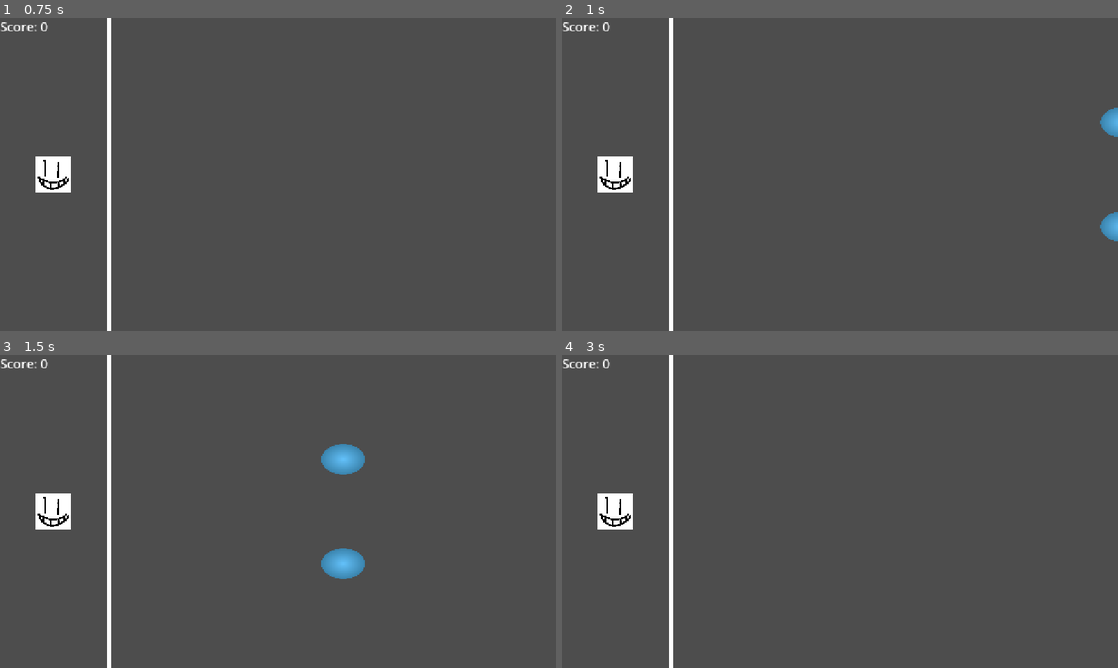
Above: before the commit, frames 1-4 (two rows, left to right).
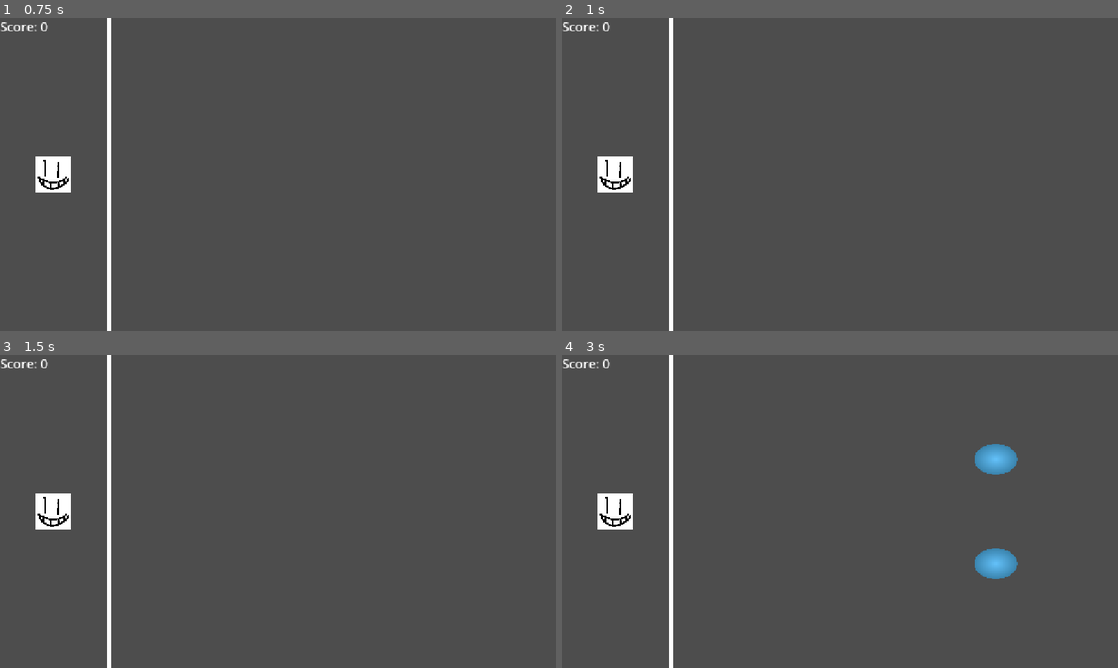
Above: after the commit, the same moments.

Repository: Mangod4435/project-dasher
Game: Godot game, scene res://Scenes/MainGame.tscn
Two runs of this game, one before a commit and one after it. Both use one fixed random seed, a clock stepped at 60 frames per second and the inputs below.
Inputs:
- Up to frame 1 (0.75 s): tap Enter at 0.5 s
- Up to frame 2 (1 s): no input
- Up to frame 3 (1.5 s): no input
- Up to frame 4 (3 s): no input

Frame 1 is identical in both runs. In frame 2, 0.4% of the frame differs, in the area x 96-100%, y 28-72%; in frame 3, 1.2%, in the area x 57-66%, y 28-72%; in frame 4, 1.2%.

Commit message:
Beat-based chart timing; refactor spawner/sound
Add tempo to ChartTest.json and change notes to use 'beat' and 'species' (replacing x/t). Update NotesSpawner to use species, compute X from beat via _get_baked_x_postion, and fix variable names. SoundLoader now loads the music earlier and awaits the chart's delay before playing (isEnable remains exported and a play debug print was added). Remove stray isEnable property from MainGame.tscn. Overall change migrates timing to beats and refactors note spawning and audio timing.

Diff:
--- a/Charts/ChartTest.json
+++ b/Charts/ChartTest.json
@@ -1,9 +1,10 @@
 {
 	"name": "placeholder",
 	"music": "res://Music/BIG-SHOT-DELTARUNE.mp3",
+	"tempo": 140,
 	"delay": 1.83,
 	"notes":[
-		{"x": 0, "y": 1, "t": 0},
-		{"x": 0, "y": 2, "t": 0}
+		{"beat": 1, "y": 1, "species": 0},
+		{"beat": 1, "y": 2, "species": 0}
 	]
 }
--- a/Scenes/MainGame.tscn
+++ b/Scenes/MainGame.tscn
@@ -60,4 +60,3 @@
 stream = ExtResource("5_321ql")
 volume_db = -7.0
 script = ExtResource("6_d4f28")
-isEnable = true
--- a/Scripts/NotesSpawner.gd
+++ b/Scripts/NotesSpawner.gd
@@ -2,14 +2,16 @@
 
 var this_chart = JSONReader.LoadJson("res://Charts/ChartTest.json")
 
+# pxPerBeat = 10 * 100 * 60 / BPM
+
 func _ready() -> void:
-	var posistions = this_chart.notes
-	for note in posistions:
+	var notes = this_chart.notes
+	for note in notes:
 		var templ: Node2D
-		match int(note.t):
+		match int(note.species):
 			0:
 				templ = preload("res://Scenes/Note.tscn").instantiate() as Node2D
-		var output_pos = Vector2(note["x"] + 1000, 0)
+		var output_pos = Vector2(_get_baked_x_postion(note["beat"]), 0)
 		match int(note["y"]):
 			0:
 				output_pos.y = 360
@@ -19,3 +21,7 @@
 				output_pos.y = 480
 		templ.position = output_pos
 		add_child(templ)
+	pass
+
+func  _get_baked_x_postion(beat: float) -> float:
+	return beat * 60000 / this_chart["tempo"] + global_position.x + 1000
--- a/Scripts/SoundLoader.gd
+++ b/Scripts/SoundLoader.gd
@@ -4,7 +4,8 @@
 @export var isEnable: bool
 
 func _ready() -> void:
+	self.stream = load(this_chart["music"])
+	await get_tree().create_timer(this_chart["delay"]).timeout
 	if isEnable:
-		self.stream = load(this_chart["music"])
-		await get_tree().create_timer(this_chart["delay"]).timeout
 		play()
+	print("sound played")
